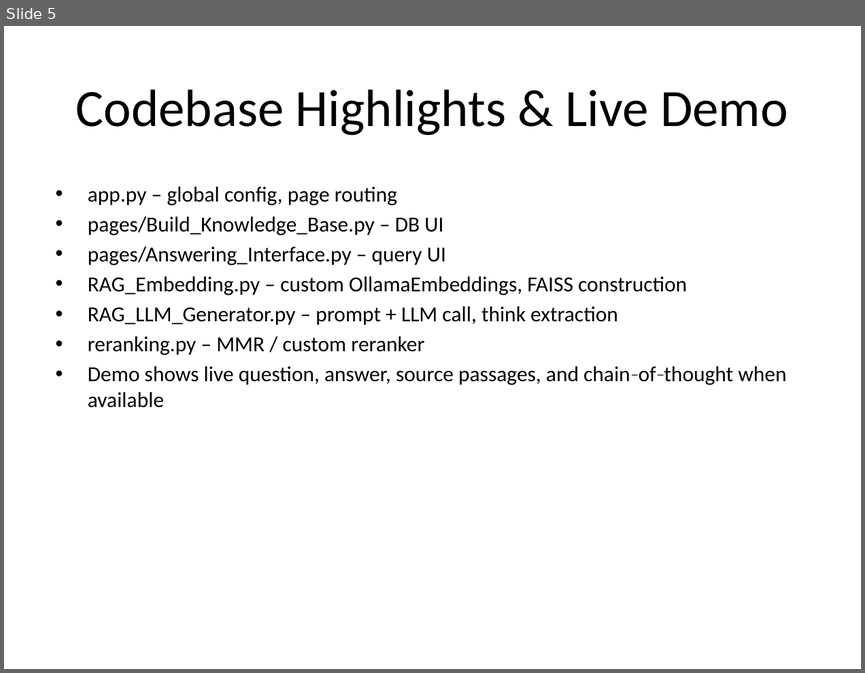
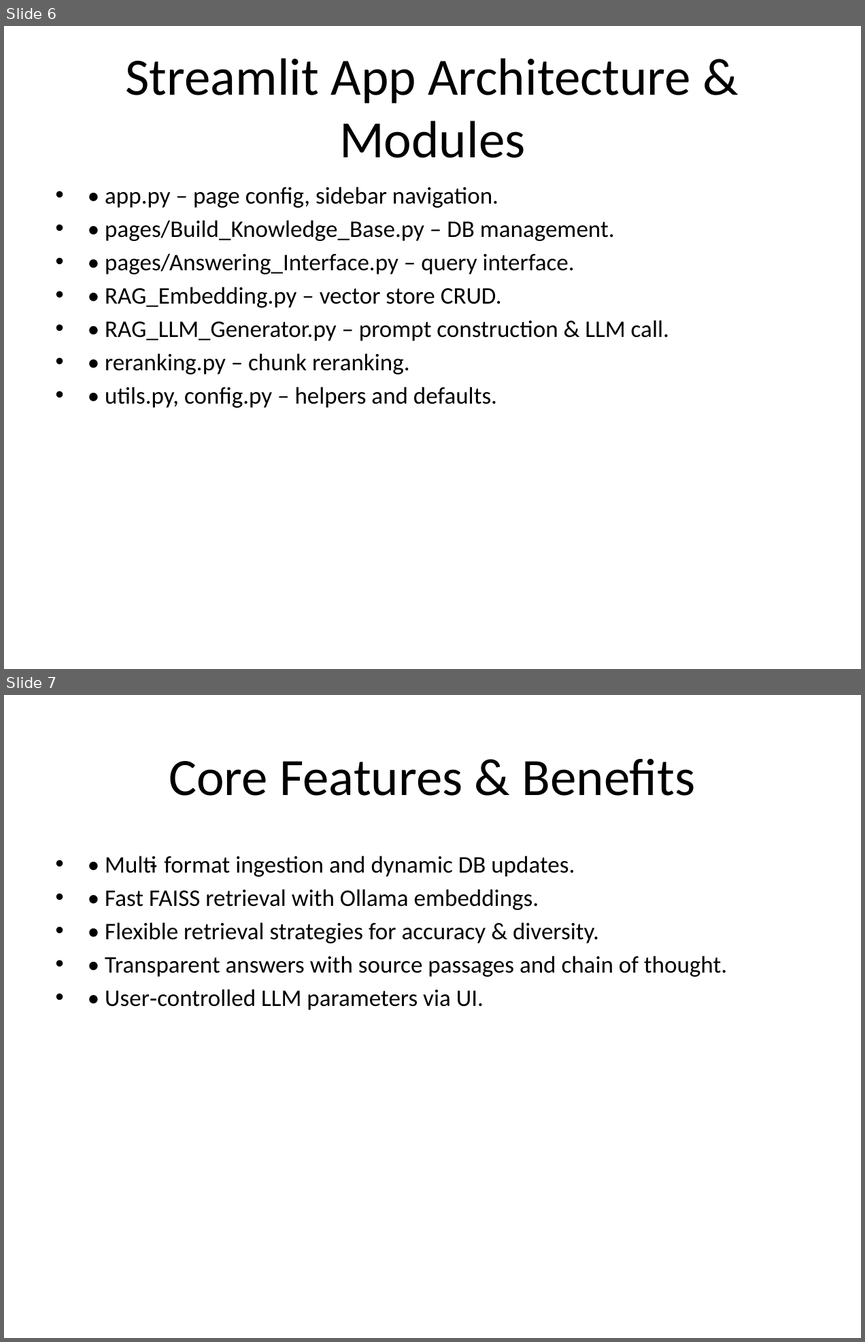
Before and after one commit to sqoojack/MCP-driven-AI-Agent, a slide deck: Output/LLM_report.pptx. Shown one above the other, each under a label of ours: slide 5 before the commit, slides 6 and 7 after it. The pictures are 865x673 and 865x1342 pixels, drawn with LibreOffice and Linux fonts; fonts in the diff are those of the drawing. Boxes give left, top, right and bottom in pixels: in the first picture for what was removed or moved away, otherwise in the second. Text is boxed around its words. In the diff, an @@ line names an element or a change of style, - is before the commit and + after.

```diff
--- a/Output/LLM_report.pptx
+++ b/Output/LLM_report.pptx
@@ slide 7 added at [4,695,861,1338], background #FFFFFF @@
@@ title added at [169,758,696,796], 44 pt, text #000000 @@
+Core Features & Benefits
@@ text added at [105,855,727,1010], 20 pt, text #000000 @@
+• • Multi‑format ingestion and dynamic DB updates.
+• • Fast FAISS retrieval with Ollama embeddings.
+• • Flexible retrieval strategies for accuracy & diversity.
+• • Transparent answers with source passages and chain of thought.
+• • User‑controlled LLM parameters via UI.
@@ what was slide 5 is now slide 6 @@
@@ slide 6 changed as well @@
@@ title at [125,58,691,158]: text changed @@
-Codebase Highlights & Live Demo
+Streamlit App Architecture & Modules
@@ text at [105,186,669,407]: text changed; size 18 to 20 pt @@
-• app.py – global config, page routing
-• pages/Build_Knowledge_Base.py – DB UI
-• pages/Answering_Interface.py – query UI
-• RAG_Embedding.py – custom OllamaEmbeddings, FAISS construction
-• RAG_LLM_Generator.py – prompt + LLM call, think extraction
-• reranking.py – MMR / custom reranker
-• Demo shows live question, answer, source passages, and chain‑of‑thought when available
+• • app.py – page config, sidebar navigation.
+• • pages/Build_Knowledge_Base.py – DB management.
+• • pages/Answering_Interface.py – query interface.
+• • RAG_Embedding.py – vector store CRUD.
+• • RAG_LLM_Generator.py – prompt construction & LLM call.
+• • reranking.py – chunk reranking.
+• • utils.py, config.py – helpers and defaults.
```
Also in this commit, not shown: 3 other slides changed, 4 other slides added, 3 slides removed, 4 other files.
